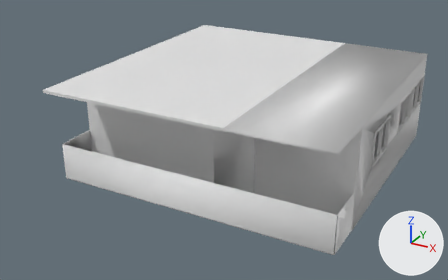
The FBX model Assets/Prefabs/home.fbx, before and after one commit.
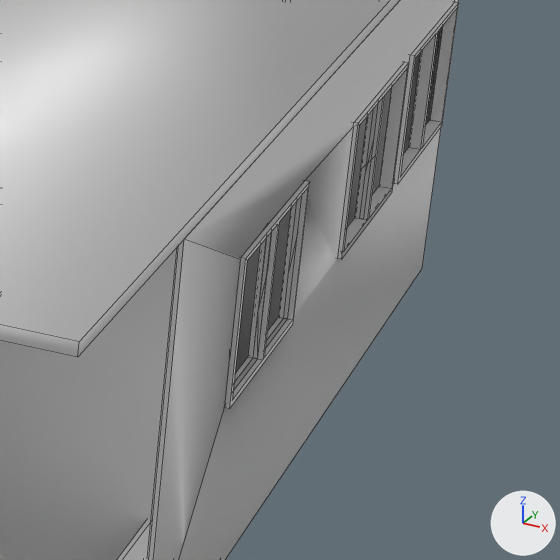
Each version appears first whole from a 50 mm lens placed at (15.07, -20.11, 9.06), pointed at (6.23, -4.03, 1.02), and next in a close-up on the part from 71% to 100% of the width and 26% to 72% of the height. Arrows for +X, +Y and +Z are at lower right; the lights stay in place. The first two pictures are the older version. The close-ups show mesh edges as thin lines. Where no turn or scale is listed for an object, it has been applied to the vertices.

Names of what the first close-up shows: 'Ceiling', 'Room', 'Room.001', 'windows.003', 'windows.007'.
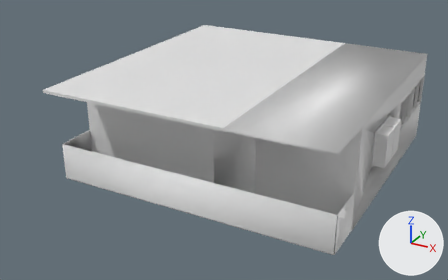
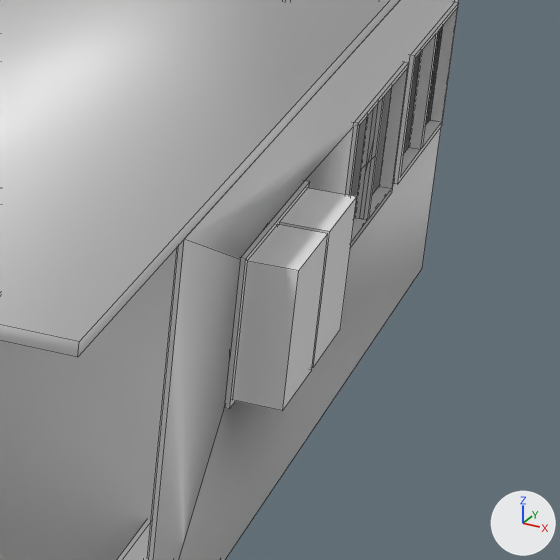
Where the change shows, as pixel boxes [x1, y1, x2, y2] in the close-ups (560 x 560 px):
'立方體.003', added
    after: [232, 188, 357, 411]
'windows.003', unchanged, covered by the edit
    both: [225, 181, 310, 409]

The change in detail:
Mesh me_立方體_004 is new.
It has 38 vertices, 12 faces and spans x -0.42..0.28, y -2.83..2.26, z -0.51..0.46.
Object '立方體.003' (ob_立方體_003) is new; it shows me_立方體_004.
Its location is (11.211, -5.148, 1.892).
